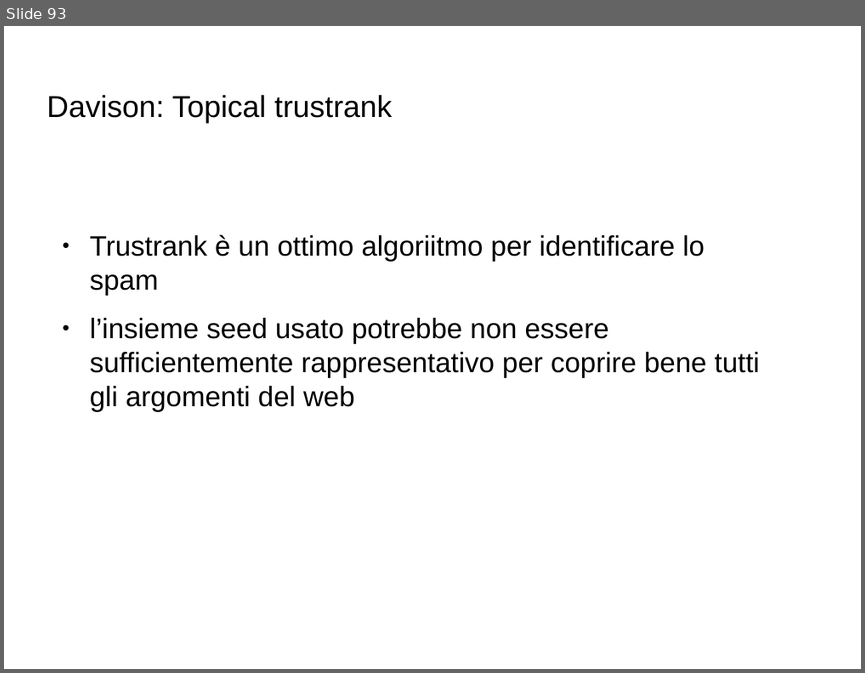
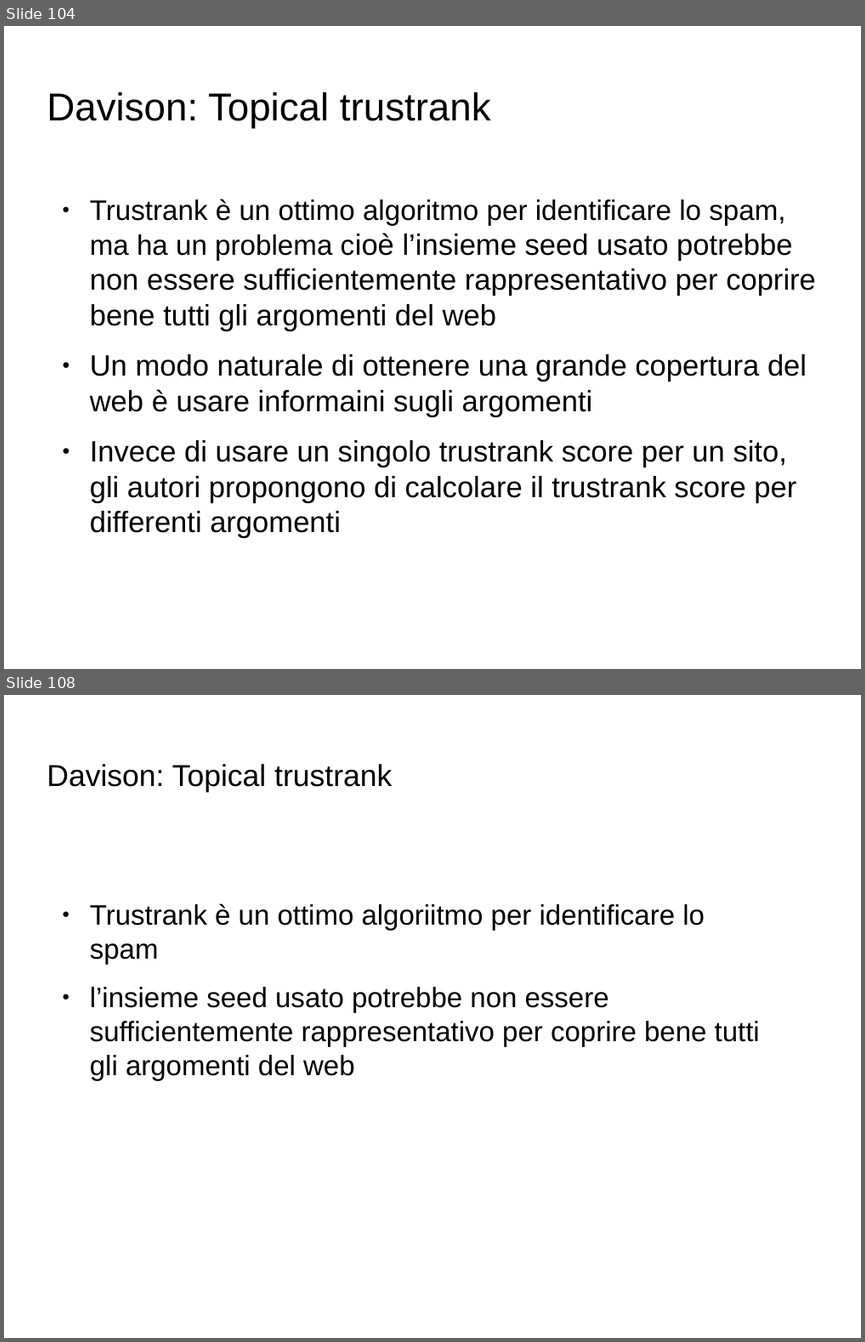
Before and after one commit to Toolanto/presentation, a slide deck: presentazione.odp. Shown one above the other, each under a label of ours: slide 93 before the commit, slides 104 and 108 after it; the slides between them are not shown. The pictures are 865x673 and 865x1342 pixels, drawn with LibreOffice and Linux fonts; fonts in the diff are those of the drawing; background and template pictures are left out. Boxes give left, top, right and bottom in pixels: in the first picture for what was removed or moved away, otherwise in the second. Text is boxed around its words. In the diff, an @@ line names an element or a change of style, - is before the commit and + after.

Commit message:
add anti trust

```diff
--- a/presentazione.odp
+++ b/presentazione.odp
@@ slide 104 added at [4,26,861,669], background picture (left out) @@
@@ title added at [46,92,491,129], 36 pt, text #000000 @@
+Davison: Topical trustrank
@@ text added at [90,199,816,538], 27.2 pt, text #000000 @@
+● Trustrank è un ottimo algoritmo per identificare lo spam, ma ha un problema cioè l’insieme seed usato potrebbe non essere sufficientemente rappresentativo per coprire bene tutti gli argomenti del web
+● Un modo naturale di ottenere una grande copertura del web è usare informaini sugli argomenti
+● Invece di usare un singolo trustrank score per un sito, gli autori propongono di calcolare il trustrank score per differenti argomenti
@@ what was slide 93 is now slide 108 @@
```
Also in this commit, not shown: 4 slides changed, 14 other slides added.
